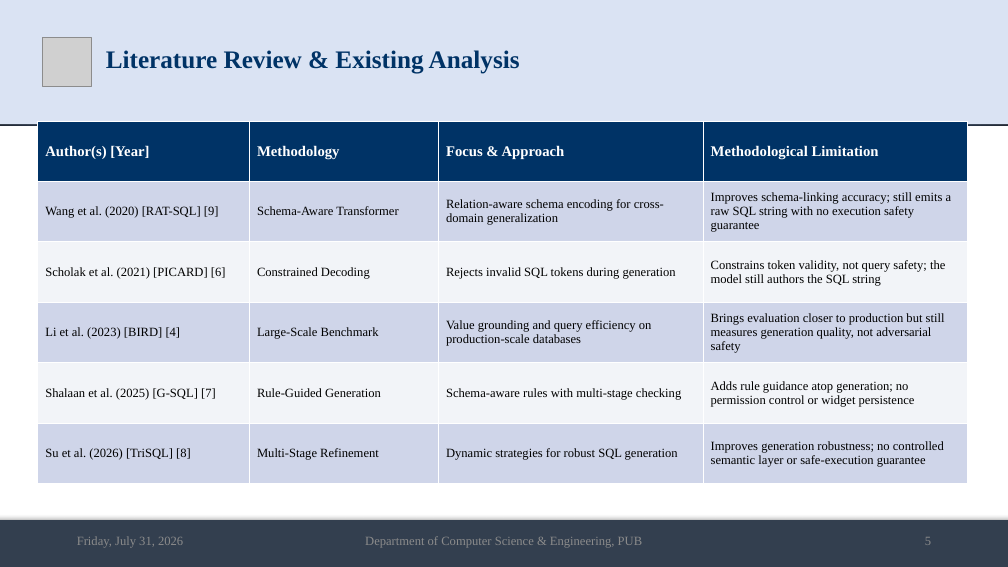
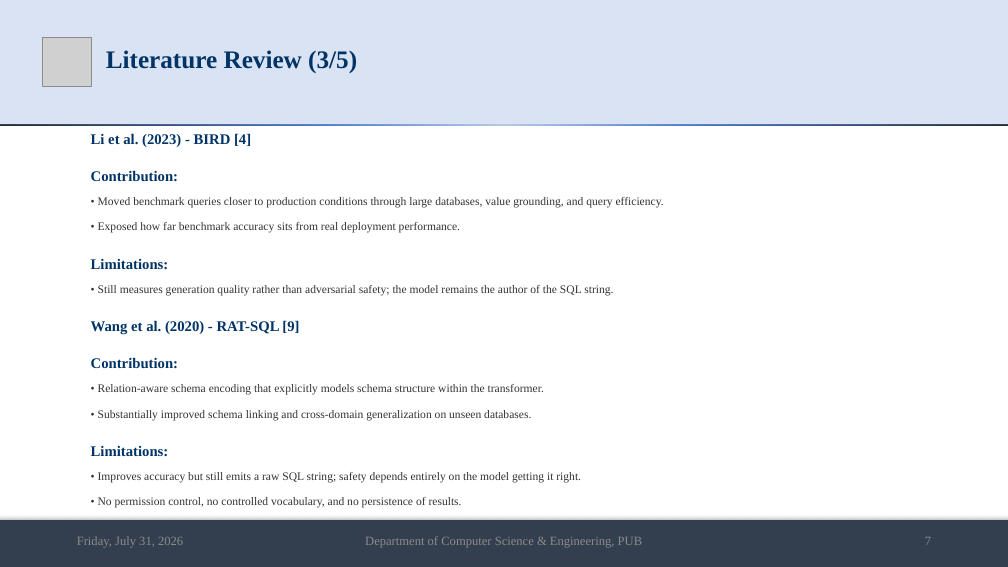
Before and after one commit to md-riaz/AEGIS-Research, a slide deck: slide 7 of docs/scripts/Md_Riaz_Mid_Defense_Final_0322310105101024.pptx (slide 5 before the commit). Drawn at 1008x567 pixels with LibreOffice and Linux fonts; fonts in the diff are those of the drawing; grey boxes stand for pictures. Boxes give left, top, right and bottom in pixels: in the first picture for what was removed or moved away, otherwise in the second. Text is boxed around its words. In the diff, an @@ line names an element or a change of style, - is before the commit and + after.

```diff
--- a/docs/scripts/Md_Riaz_Mid_Defense_Final_0322310105101024.pptx
+++ b/docs/scripts/Md_Riaz_Mid_Defense_Final_0322310105101024.pptx
@@ title at [106,50,357,73]: text changed @@
-Literature Review & Existing Analysis
+Literature Review (3/5)
@@ table removed at [38,121,968,484], 6 rows, 4 columns @@
-Author(s) [Year] | Methodology | Focus & Approach | Methodological Limitation
-Wang et al. (2020) [RAT-SQL] [9] | Schema-Aware Transformer | Relation-aware schema encoding for cross-domain generalization | Improves schema-linking accuracy; still emits a raw SQL string with no execution safety guarantee
-Scholak et al. (2021) [PICARD] [6] | Constrained Decoding | Rejects invalid SQL tokens during generation | Constrains token validity, not query safety; the model still authors the SQL string
-Li et al. (2023) [BIRD] [4] | Large-Scale Benchmark | Value grounding and query efficiency on production-scale databases | Brings evaluation closer to production but still measures generation quality, not adversarial safety
-Shalaan et al. (2025) [G-SQL] [7] | Rule-Guided Generation | Schema-aware rules with multi-stage checking | Adds rule guidance atop generation; no permission control or widget persistence
-Su et al. (2026) [TriSQL] [8] | Multi-Stage Refinement | Dynamic strategies for robust SQL generation | Improves generation robustness; no controlled semantic layer or safe-execution guarantee
@@ text added at [91,133,664,508], 11 pt, text #333333 @@
+Li et al. (2023) - BIRD [4]
+Contribution:
+• Moved benchmark queries closer to production conditions through large databases, value grounding, and query efficiency.
+• Exposed how far benchmark accuracy sits from real deployment performance.
+Limitations:
+• Still measures generation quality rather than adversarial safety; the model remains the author of the SQL string.
+Wang et al. (2020) - RAT-SQL [9]
+Contribution:
+• Relation-aware schema encoding that explicitly models schema structure within the transformer.
+• Substantially improved schema linking and cross-domain generalization on unseen databases.
+Limitations:
+• Improves accuracy but still emits a raw SQL string; safety depends entirely on the model getting it right.
+• No permission control, no controlled vocabulary, and no persistence of results.
@@ text at [925,537,931,545]: text changed @@
-5
+7
```
Also in this commit, not shown: 19 other slides changed, 5 slides added, 2 other files.
